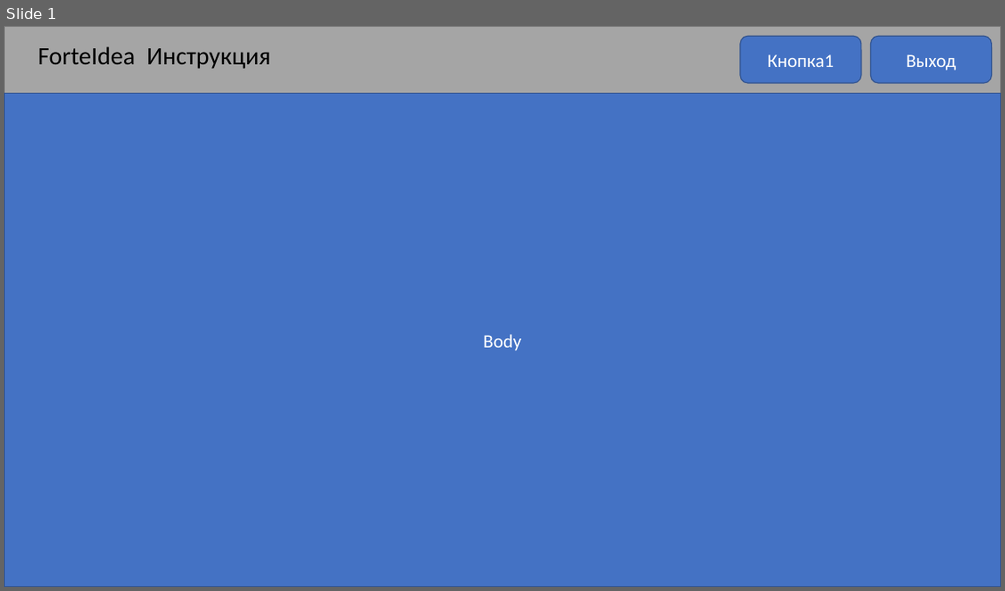
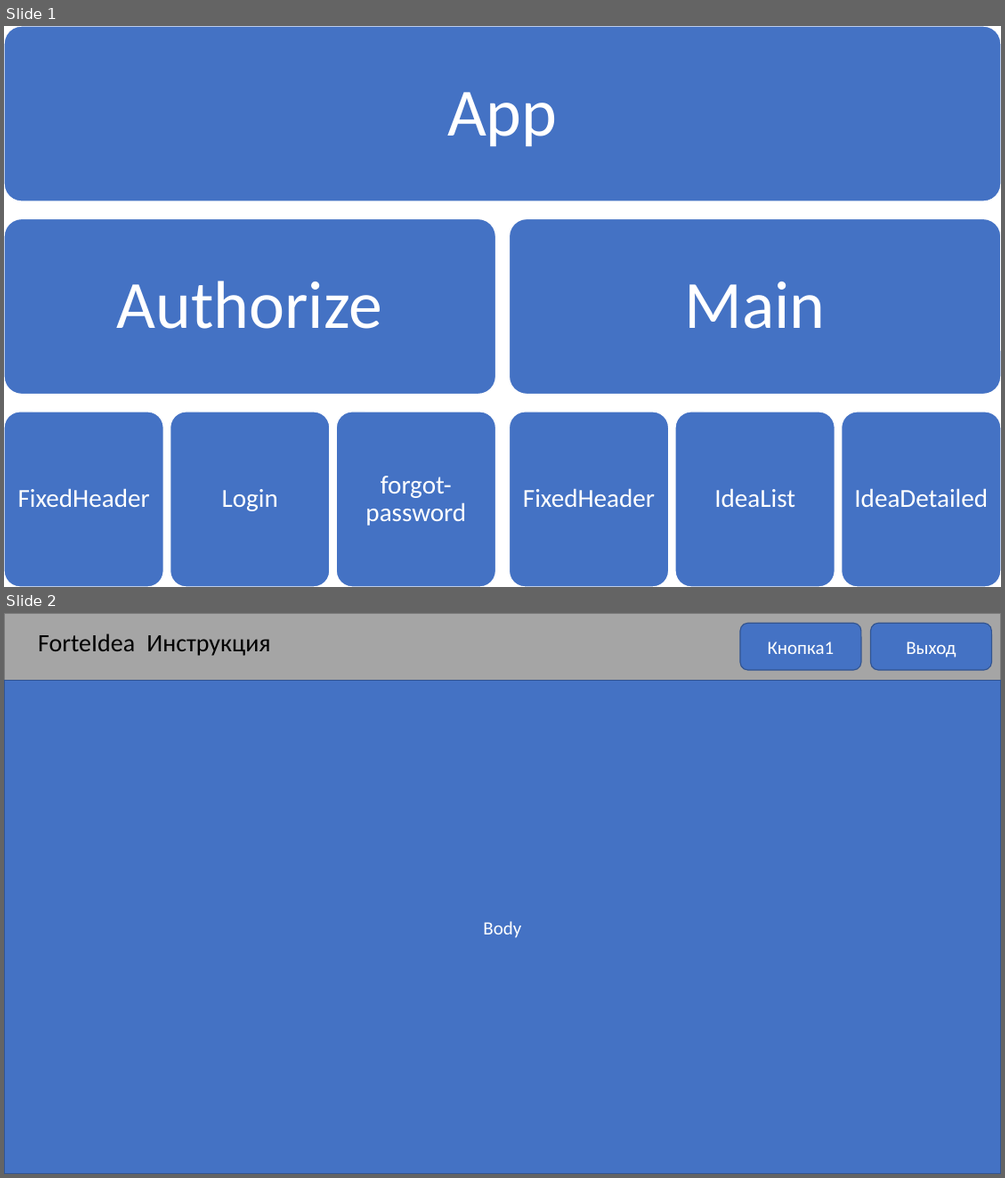
Before and after one commit to Zhassulan2/f-idea, a slide deck: f-idea.pptx. Shown one above the other, each under a label of ours: slide 1 before the commit, slides 1 and 2 after it. The pictures are 1005x591 and 1005x1178 pixels, drawn with LibreOffice and Linux fonts; fonts in the diff are those of the drawing. Boxes give left, top, right and bottom in pixels: in the first picture for what was removed or moved away, otherwise in the second. Text is boxed around its words. In the diff, an @@ line names an element or a change of style, - is before the commit and + after.

Commit message:
pptx

```diff
--- a/f-idea.pptx
+++ b/f-idea.pptx
@@ slide 1 added at (4,26,1001,587), background #FFFFFF @@
@@ group added at (4,26,1001,587): 9 rounded rectangles, 9 texts @@
+App
+Authorize
+FixedHeader
+Login
+forgot-password
+Main
+FixedHeader
+IdeaList
+IdeaDetailed
@@ what was slide 1 is now slide 2 @@
```
Also in this commit, not shown: 5 other files.
